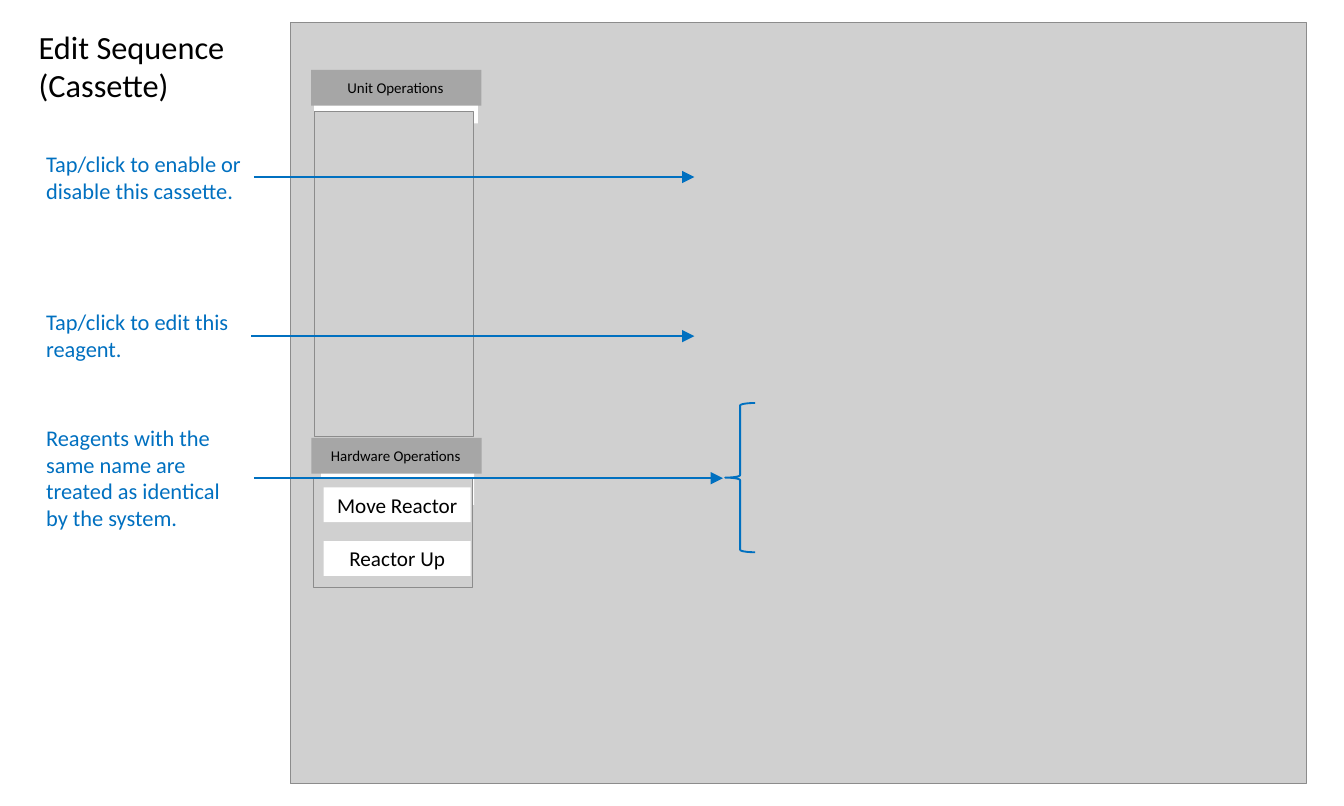
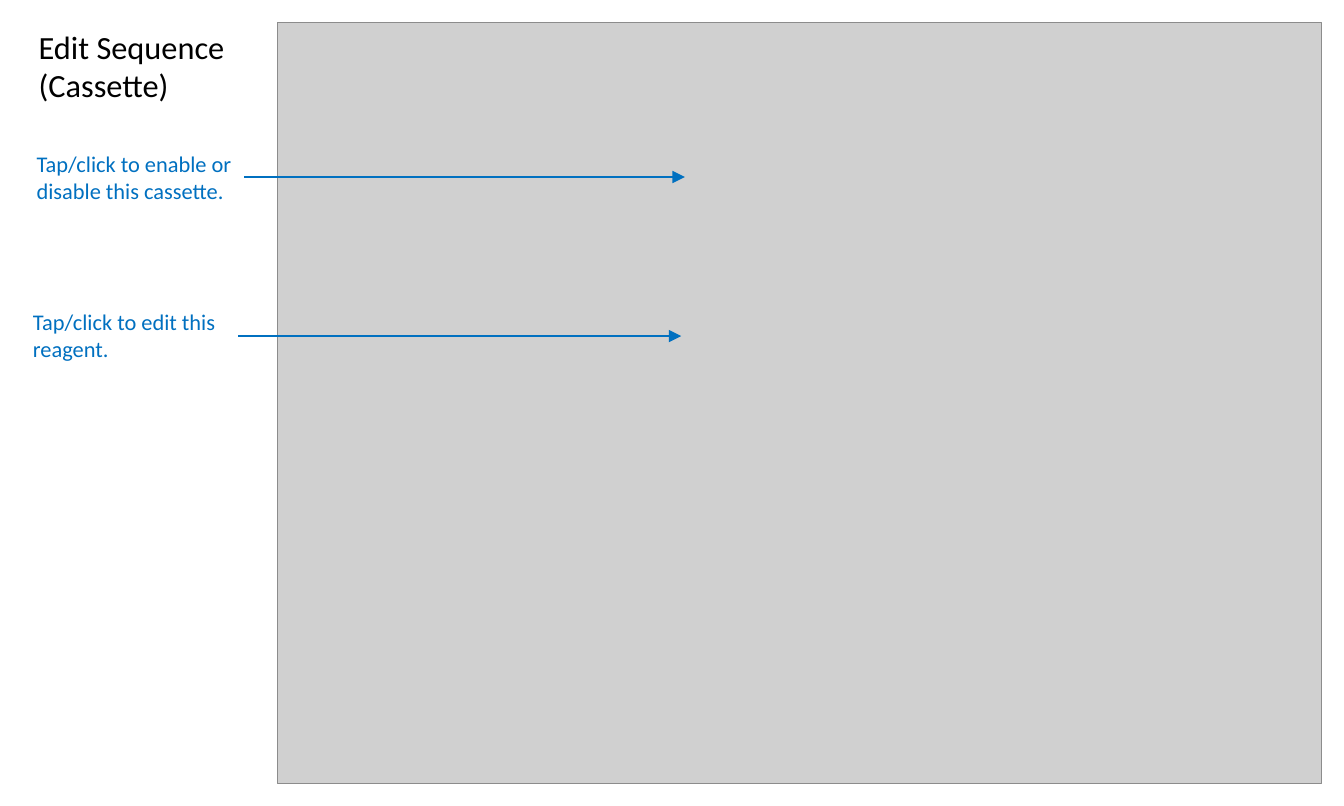
Before and after one commit to michaelvandam/elixys, a slide deck: slide 12 of doc/ElixysUserInterfaceWireframes3.pptx (slide 13 before the commit). Drawn at 1344x806 pixels with LibreOffice and Linux fonts; fonts in the diff are those of the drawing; grey boxes stand for pictures. Boxes give left, top, right and bottom in pixels: in the first picture for what was removed or moved away, otherwise in the second. Text is boxed around its words. In the diff, an @@ line names an element or a change of style, - is before the commit and + after.

```diff
--- a/doc/ElixysUserInterfaceWireframes3.pptx
+++ b/doc/ElixysUserInterfaceWireframes3.pptx
@@ picture: place and size @@
-picture at <box>290,22,1306,784</box>
+picture at <box>277,22,1322,784</box>
@@ text "Tap/click to enable or disable ...": place and size @@
-text "Tap/click to enable or disable ..." at <box>46,156,241,199</box>
+text "Tap/click to enable or disable ..." at <box>37,156,232,199</box>
@@ arrow moved from (254, 177) - (694, 177) to (245, 177) - (685, 177) @@
@@ text "Tap/click to edit this reagent.": place and size @@
-text "Tap/click to edit this reagent." at <box>46,314,228,361</box>
+text "Tap/click to edit this reagent." at <box>33,314,215,361</box>
@@ arrow moved from (252, 336) - (694, 336) to (238, 336) - (681, 336) @@
@@ left brace removed at <box>725,403,754,553</box> @@
@@ text removed at <box>46,430,219,530</box> @@
-Reagents with the same name are treated as identical by the system.
@@ arrow removed from (254, 478) to (723, 478) @@
@@ group removed at <box>311,70,482,588</box>: 6 rectangles, 2 pictures, 2 texts @@
-Unit Operations
-Hardware Operations
-Move Reactor
-Reactor Up
```
Also in this commit, not shown: 15 other slides changed, 6 slides added, 8 slides removed.
